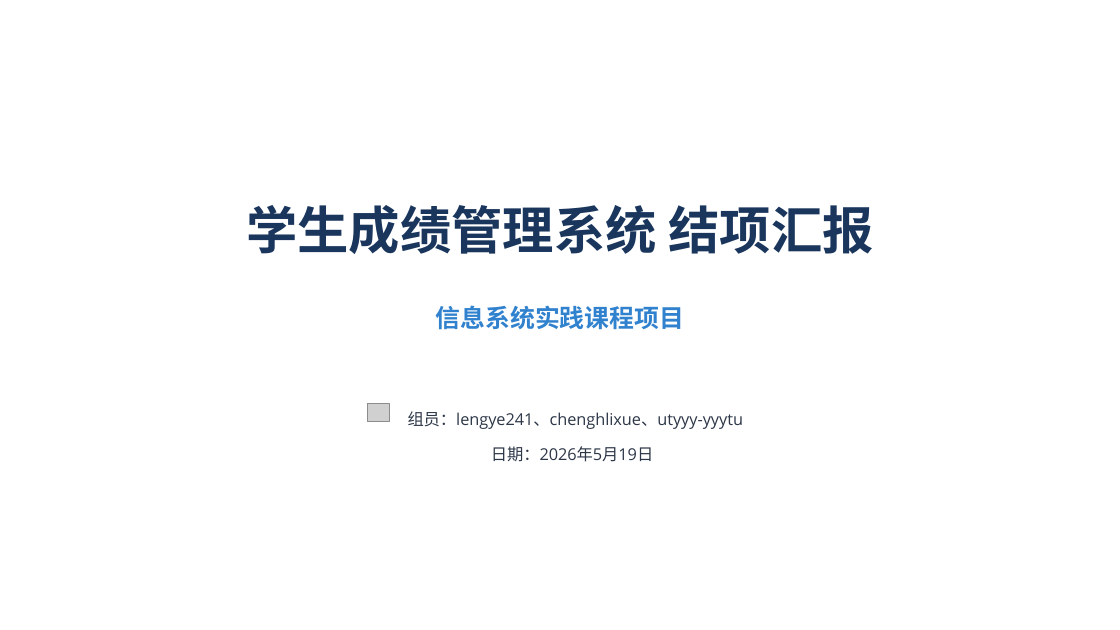
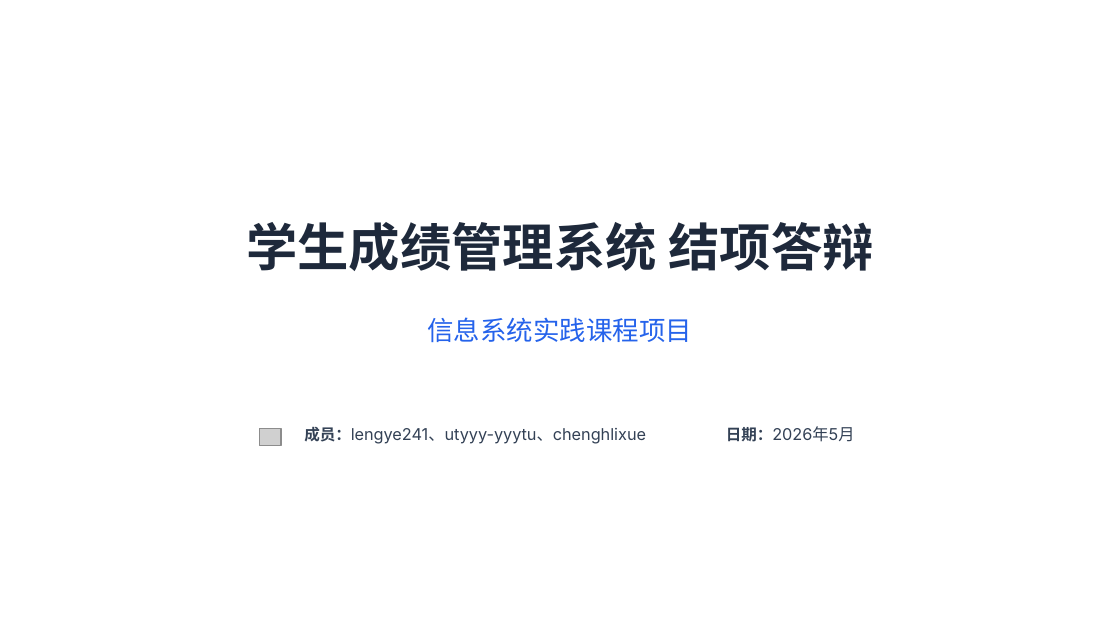
Before and after one commit to utyyy-yyytu/hujunyuan.Student-Grade, a slide deck: slide 1 of docs/report/presentation.pptx. Drawn at 1120x630 pixels with LibreOffice and Linux fonts; fonts in the diff are those of the drawing; grey boxes stand for pictures; background and template pictures are left out. Boxes give left, top, right and bottom in pixels: in the first picture for what was removed or moved away, otherwise in the second. Text is boxed around its words. In the diff, an @@ line names an element or a change of style, - is before the commit and + after.

Commit message:
替换为最终答辩PPT

```diff
--- a/docs/report/presentation.pptx
+++ b/docs/report/presentation.pptx
@@ text at (246,222,873,271): text changed; font Montserrat to Inter; text colour #1A365D to #1E293B @@
-学生成绩管理系统 结项汇报
+学生成绩管理系统 结项答辩
@@ text "信息系统实践课程项目": place and size @@
-text "信息系统实践课程项目" at (436,305,684,330)
+text "信息系统实践课程项目" at (427,317,692,343)
@@ text "信息系统实践课程项目" at (427,317,692,343): size 16 to 17 pt, font Montserrat to Inter, text colour #3182CE to #2563EB, bold off @@
@@ picture removed at (367,404,390,422) @@
@@ picture added at (259,428,281,446) @@
@@ text at (304,427,646,444): text changed; font Open Sans to Inter; text colour #2D3748 to #334155 @@
-组员：lengye241、chenghlixue、utyyy-yyytu
+成员：lengye241、utyyy-yyytu、chenghlixue
@@ text at (726,427,854,442): text changed; font Open Sans to Inter; text colour #2D3748 to #334155 @@
-日期：2026年5月19日
+日期：2026年5月
```
Also in this commit, not shown: 1 other slide changed, 9 slides added, 9 slides removed.
